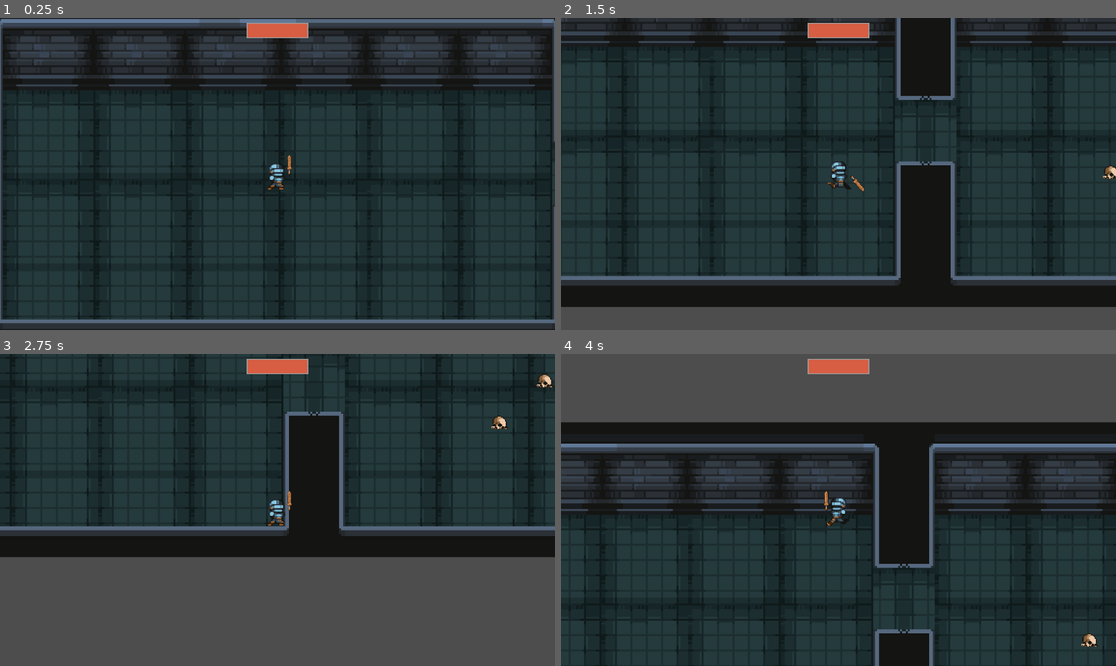
Above: before the commit, frames 1-4 (two rows, left to right).
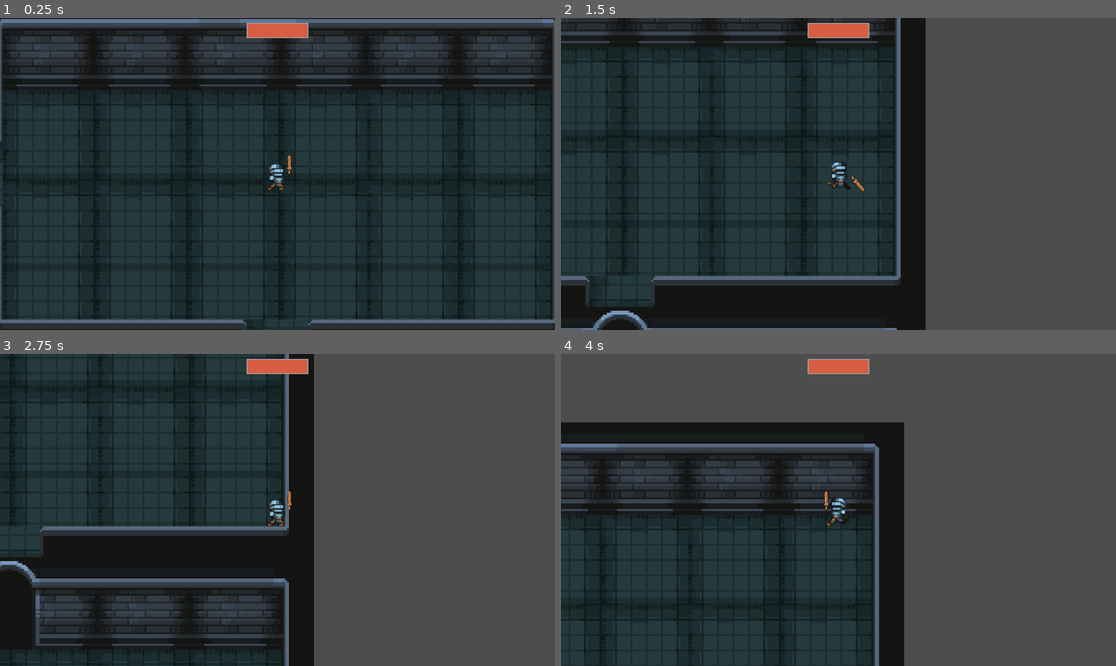
Above: after the commit, the same moments.

Repository: Robert-Riordan-UCD/GameDevJourney
Game: Godot game, scene res://World/Levels/level.tscn
Two runs of this game, one before a commit and one after it. Both use one fixed random seed, a clock stepped at 60 frames per second and the inputs below.
Inputs (mouse positions are in pixels of both pictures, inside the frame that each line leads up to):
- Up to frame 1 (0.25 s): no input
- Up to frame 2 (1.5 s): tap Enter at 0.5 s; move the mouse to (960, 158) at 0.52 s; hold D (player_right) 0.53-1.28 s; hold Space (player_dash) 0.53-1.28 s; move the mouse to (727, 189) at 1.27 s; hold S (player_down) from 1.28 s (still down); click (727, 189) at 1.35 s
- Up to frame 3 (2.75 s): move the mouse to (333, 441) at 2.02 s; release S (player_down) at 2.03 s; hold D (player_right) from 2.03 s (still down); hold Space (player_dash) from 2.03 s (still down)
- Up to frame 4 (4 s): move the mouse to (810, 572) at 2.77 s; release D (player_right) at 2.78 s; release Space (player_dash) at 2.78 s; hold W (player_up) 2.78-3.53 s; click (810, 572) at 2.85 s; move the mouse to (1005, 556) at 3.52 s; hold A (player_left) from 3.53 s (still down); hold Space (player_dash) from 3.53 s (still down)

The runs differ from the first frame. In frame 1, 0.2% of the frame differs, in the area x 0-100%, y 39-100%; in frame 2, 38%; in frame 3, 48%, in the area x 0-100%, y 0-100%; in frame 4, 30%.

Commit message:
Level generation should fail if there is no exit

Diff:
--- a/Rougelike_Bullethell_Dungeon_Crawler/World/Levels/level.gd
+++ b/Rougelike_Bullethell_Dungeon_Crawler/World/Levels/level.gd
@@ -24,7 +24,7 @@
 	var next_room:Vector2i = Vector2(0, 0)
 	var room_positions:Array[Vector2i] = [next_room]
 	var directions:Array[Vector2i] = [Vector2i.UP, Vector2i.LEFT, Vector2i.DOWN, Vector2i.RIGHT]
-	var num_rooms:int = 2#min(int(3.33*level)+randi_range(5, 6), 20)
+	var num_rooms:int = min(int(3.33*level)+randi_range(5, 6), 20)
 	print("Generating ", num_rooms, " rooms")
 	while true:
 		if room_positions.size() >= num_rooms: break
@@ -55,9 +55,8 @@
 			greatest_distance = d
 			final_room = room
 
-	if final_room:
-		final_room.set_final_room()
-		final_room.exit.level_exited.connect(_next_level)
+	final_room.set_final_room()
+	final_room.exit.level_exited.connect(_next_level)
 	return final_room
 
 func screen_off() -> void:
